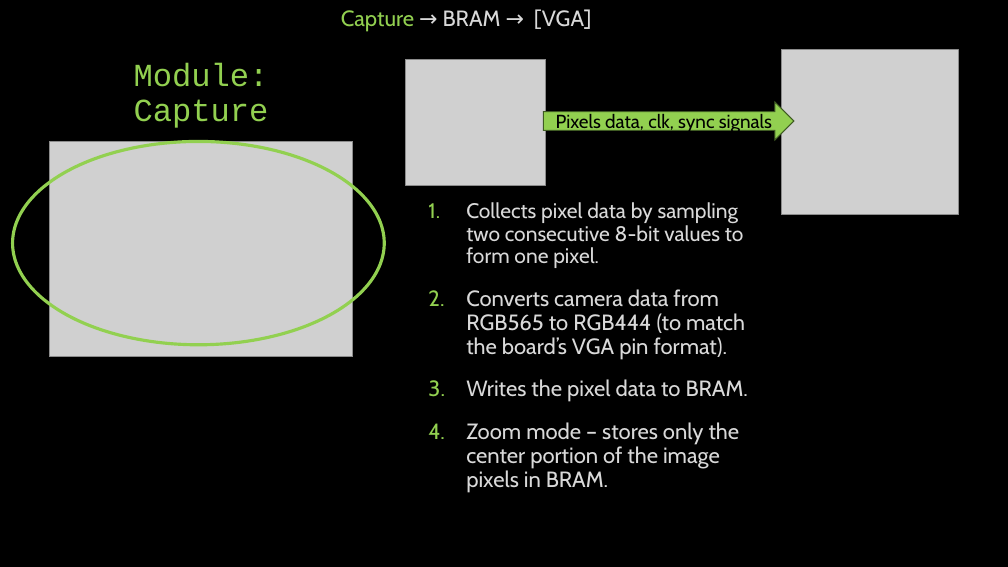
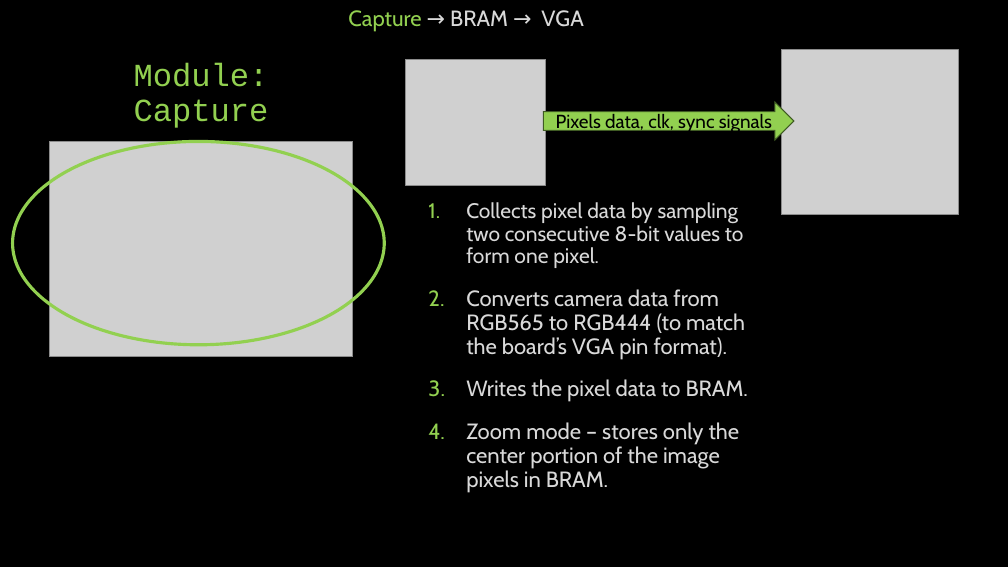
Before and after one commit to idowein/FPGA-image-interpolator, a slide deck: slide 11 of datasheets/Digital Zoom presentation.pptx (slide 9 before the commit). Drawn at 1008x567 pixels with LibreOffice and Linux fonts; fonts in the diff are those of the drawing; grey boxes stand for pictures. Boxes give left, top, right and bottom in pixels: in the first picture for what was removed or moved away, otherwise in the second. Text is boxed around its words. In the diff, an @@ line names an element or a change of style, - is before the commit and + after.

```diff
--- a/datasheets/Digital Zoom presentation.pptx
+++ b/datasheets/Digital Zoom presentation.pptx
@@ text at [348,10,583,32]: text changed @@
-Capture → BRAM → [VGA]
+Capture → BRAM → VGA
```
Also in this commit, not shown: 5 other slides changed, 6 slides added, 3 slides removed, 5 other files.
